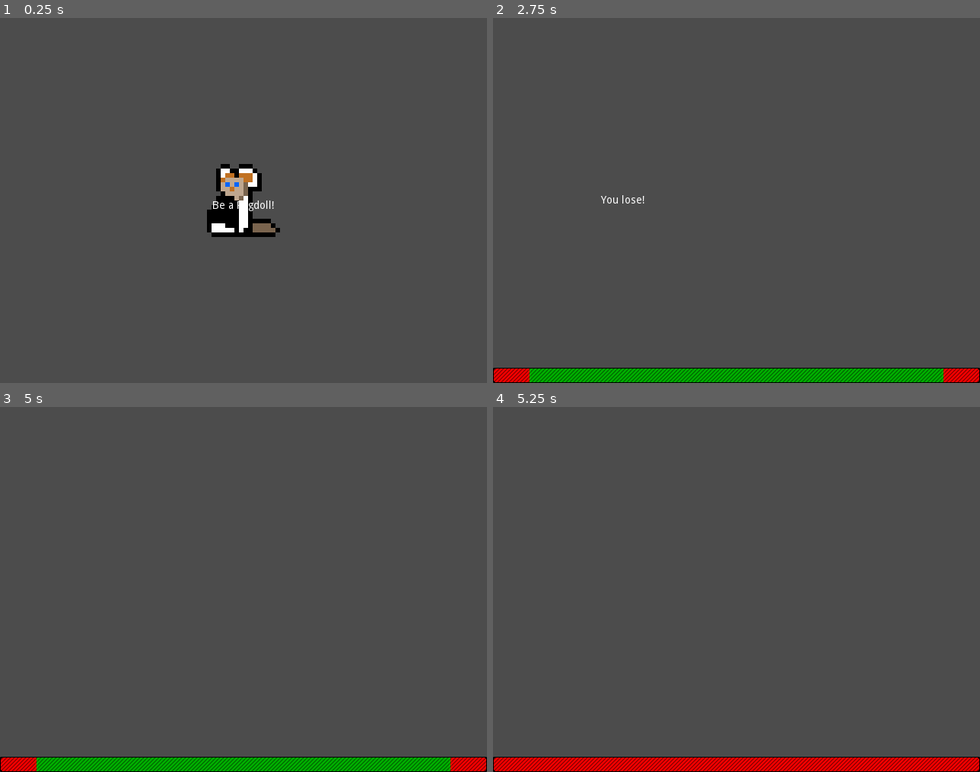
Above: before the commit, frames 1-4 (two rows, left to right).
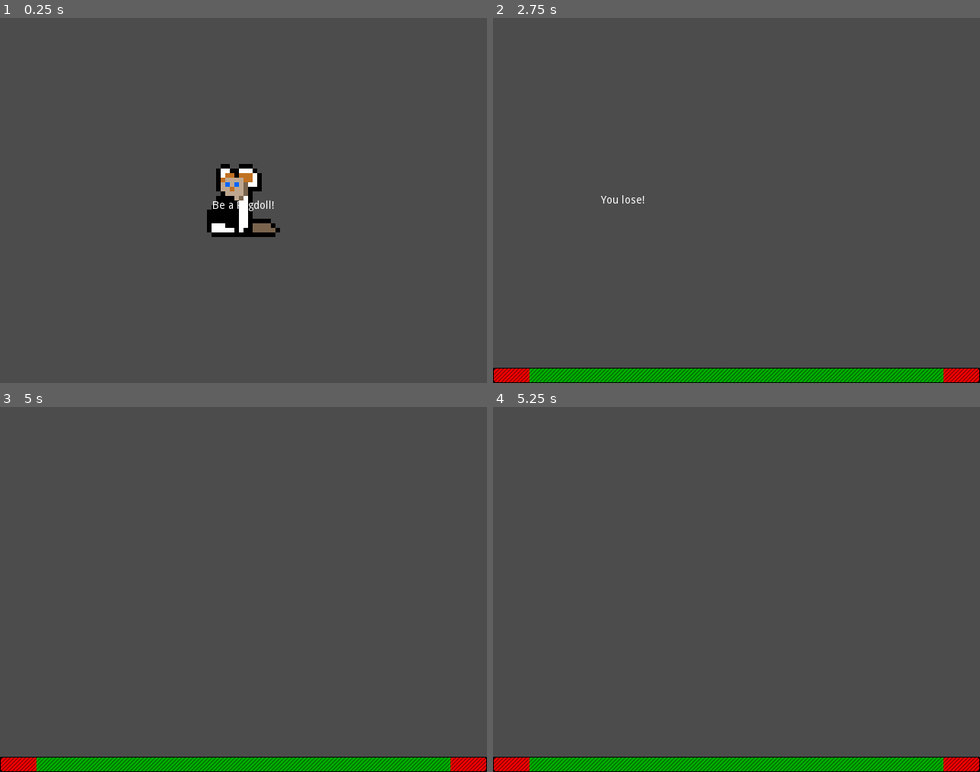
Above: after the commit, the same moments.

Repository: swashdev/minigame-madness
Game: Godot game, scene res://master/scenes/main.tscn
Same seed, same stepped clock (60 frames per second), same inputs: the game is played once before the commit and once after it.
Inputs:
- Up to frame 1 (0.25 s): no input
- Up to frame 2 (2.75 s): hold Right (ui_right) 0.53-1.28 s; tap Space (ui_select) at 0.77, 1.52 s; hold Down (ui_down) 1.28-2.03 s; hold Right (ui_right) from 2.03 s (still down)
- Up to frame 3 (5 s): release Right (ui_right) at 2.78 s; hold Up (ui_up) 2.78-3.53 s; tap Space (ui_select) at 3.02, 3.77, 4.25, 4.52 s; tap Enter at 3.5 s; hold Left (ui_left) from 3.53 s (still down)
- Up to frame 4 (5.25 s): tap Enter at 5 s; release Left (ui_left) at 5.03 s; hold Down (ui_down) from 5.03 s (still down)

Frames 1-3 are identical in both runs. In frame 4, 3.2% of the frame differs, in the area x 7-93%, y 96-100%.
Error before the commit: Attempt to call function 'decide' in base 'previously freed instance' on a null instance. (res://master/scripts/minigame_canvas.gd:28)

Commit message:
stop the timer after a game is won or lost.
Previously the `GameTimer` would proceed when the `won` or `lost`
signals had been emitted, which caused errors when nonexistent minigames
tried to initialize.  This commit causes the timer to stop on detection
of one of these signals.

Diff:
--- a/master/scripts/main.gd
+++ b/master/scripts/main.gd
@@ -107,6 +107,7 @@
 
 # The player wins a minigame.
 func _on_Minigame_won():
+	$GameTimer.stop()
 	game_in_progress = false
 	streak = streak + 1
 	minigames_won = minigames_won + current_minigame
@@ -120,6 +121,7 @@
 
 # The player loses a minigame.
 func _on_Minigame_lost():
+	$GameTimer.stop()
 	game_in_progress = false
 	streak = 0
 	lives = lives - 1
